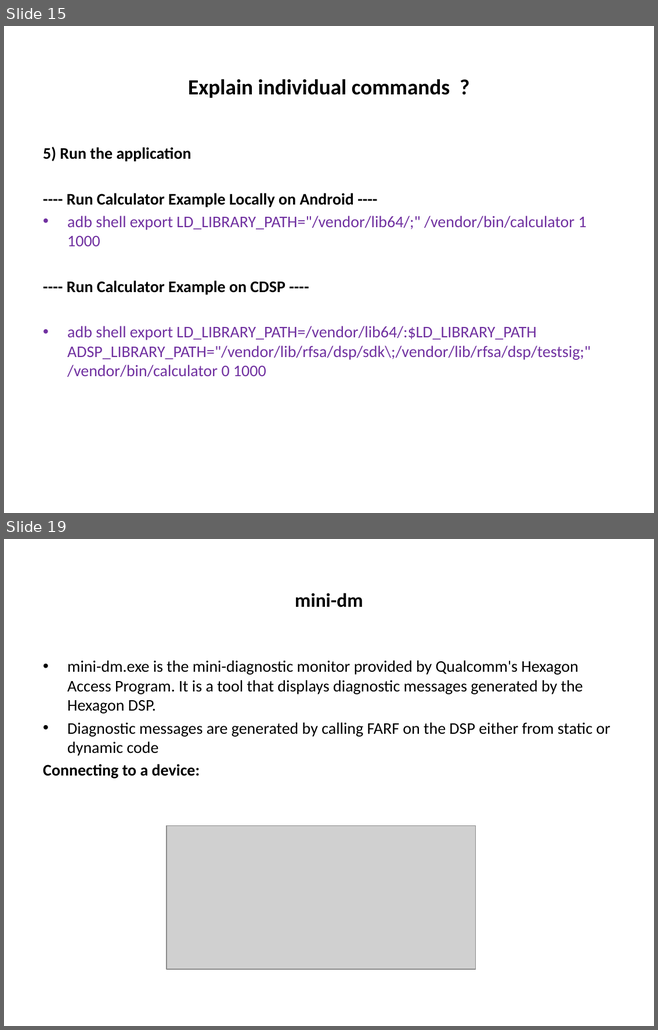
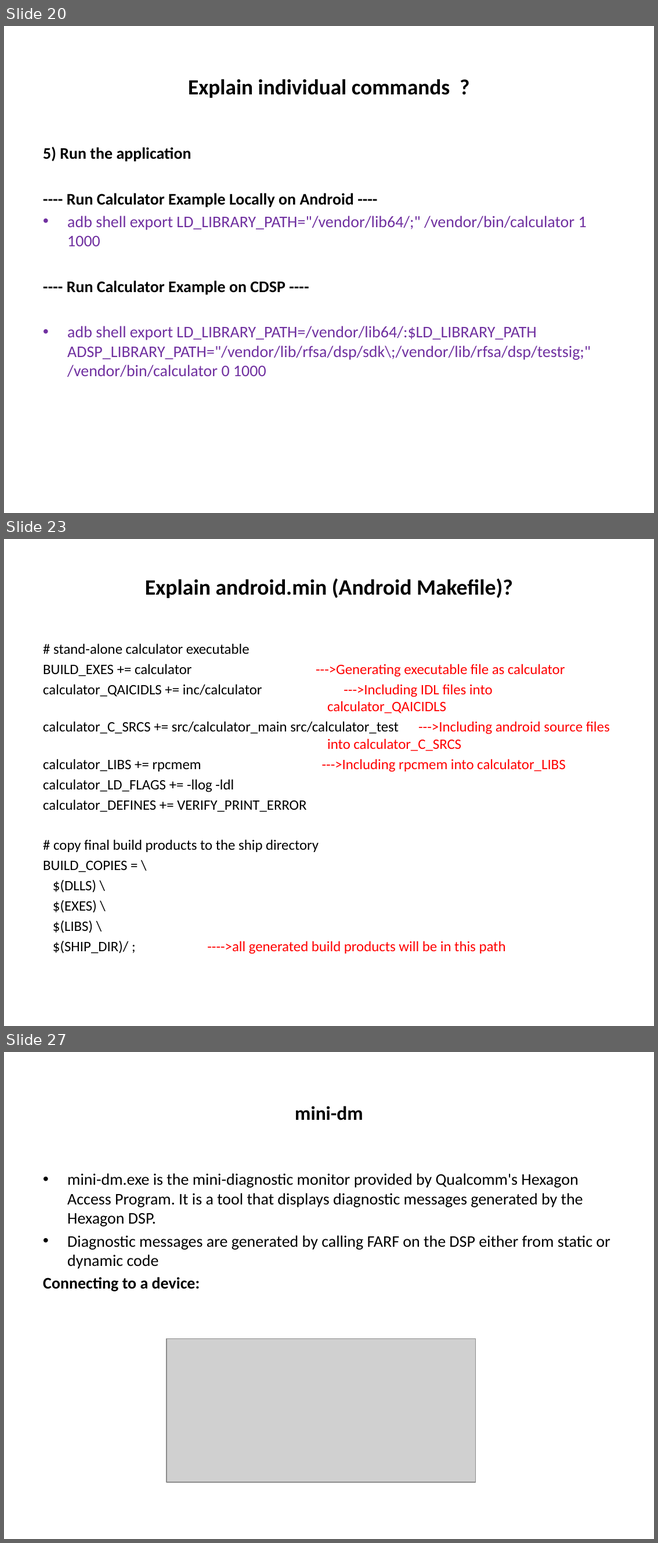
Before and after one commit to Bhagyalakshmi-Marem/TSHtraining, a slide deck: Hexagon_SDK/Docs/Hexagon_SDK_ppt.pptx. Shown one above the other, each under a label of ours: slides 15 and 19 before the commit, slides 20, 23 and 27 after it; the slides between them are not shown. The pictures are 658x1030 and 658x1543 pixels, drawn with LibreOffice and Linux fonts; fonts in the diff are those of the drawing; grey boxes stand for pictures. Boxes give left, top, right and bottom in pixels: in the first picture for what was removed or moved away, otherwise in the second. Text is boxed around its words. In the diff, an @@ line names an element or a change of style, - is before the commit and + after.

```diff
--- a/Hexagon_SDK/Docs/Hexagon_SDK_ppt.pptx
+++ b/Hexagon_SDK/Docs/Hexagon_SDK_ppt.pptx
@@ slide 23 added at <box>4,539,654,1026</box>, background #FFFFFF @@
@@ title added at <box>145,578,513,598</box>, 24.3 pt, text #000000, bold @@
+Explain android.min (Android Makefile)?
@@ text added at <box>43,643,610,954</box>, 16 pt, text #000000 @@
+# stand-alone calculator executable
+BUILD_EXES += calculator --->Generating executable file as calculator
+calculator_QAICIDLS += inc/calculator --->Including IDL files into calculator_QAICIDLS
+calculator_C_SRCS += src/calculator_main src/calculator_test --->Including android source files into calculator_C_SRCS
+calculator_LIBS += rpcmem --->Including rpcmem into calculator_LIBS
+calculator_LD_FLAGS += -llog -ldl
+calculator_DEFINES += VERIFY_PRINT_ERROR
+# copy final build products to the ship directory
+BUILD_COPIES = \
+$(DLLS) \
+$(EXES) \
+$(LIBS) \
+$(SHIP_DIR)/ ; ---->all generated build products will be in this path
@@ what was slide 15 is now slide 20 @@
@@ what was slide 19 is now slide 27 @@
```
Also in this commit, not shown: 8 slides changed, 8 other slides added, 1 other file.
